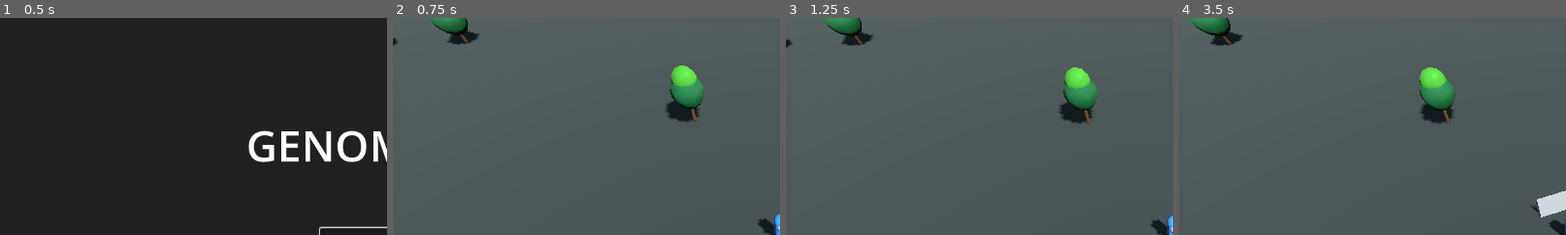
Above: before the commit, frames 1-4 (left to right).
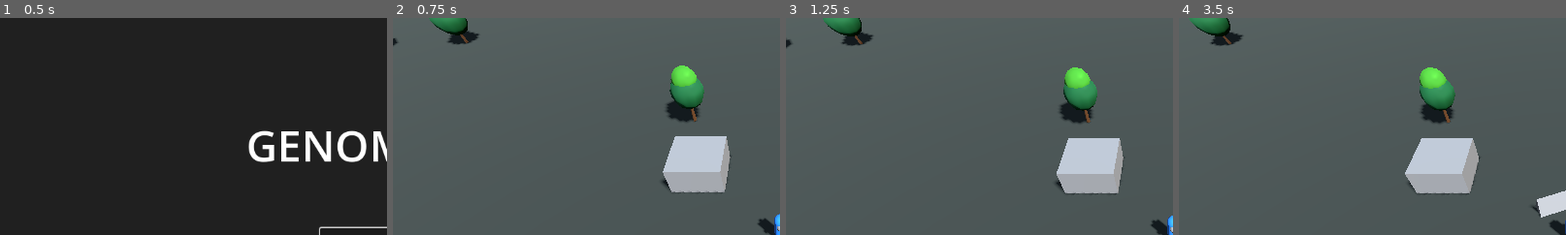
Above: after the commit, the same moments.

Repository: TradsKraken/GENOMORPH-
Game: Godot game, scene res://main_menu.tscn
Same seed, same stepped clock (60 frames per second), same inputs: the game is played once before the commit and once after it.
Inputs (mouse positions are % of the whole screen's width and height, from its top left):
- Up to frame 1 (0.5 s): no input
- Up to frame 2 (0.75 s): click "Start Game" at 0.5 s
- Up to frame 3 (1.25 s): no input
- Up to frame 4 (3.5 s): tap Enter (ui_accept) at 1.25, 1.52 s; move the mouse to (72, 45) at 1.27 s; hold Right (ui_right) 1.28-2 s; click (72, 45) at 1.42 s; drag from (30, 55) to (45, 70) at 2.02 s; move the mouse to (60, 28) at 2.77 s; hold Right (ui_right) from 2.78 s (still down); click (60, 28) at 2.92 s
The pictures show only the part of the screen within x 0-50%, y 0-50%; the shares and areas given below are measured in that part.

Frame 1 is identical in both runs. In frame 2, 4.0% of the frame differs, in the area x 69-88%, y 54-81%; in frame 3, 4.0%; in frame 4, 4.2%, in the area x 58-78%, y 55-82%.

Commit message:
saykk

Diff:
--- a/node_3d.tscn
+++ b/node_3d.tscn
@@ -22,6 +22,8 @@
 [sub_resource type="StandardMaterial3D" id="GroundMat"]
 albedo_color = Color(0.2, 0.22, 0.2, 1)
 
+[sub_resource type="BoxMesh" id="BoxMesh_qwc0f"]
+
 [sub_resource type="BoxShape3D" id="GroundShape"]
 size = Vector3(40, 0.2, 40)
 
@@ -1726,6 +1728,10 @@
 transform = Transform3D(3.875, 0, 0, 0, 3.875, 0, 0, 0, 3.875, 0, 0, 0.39675903)
 mesh = SubResource("PlaneMesh_noarx")
 surface_material_override/0 = SubResource("GroundMat")
+
+[node name="MeshInstance3D" type="MeshInstance3D" parent="Ground/MeshInstance3D" unique_id=1036277206]
+transform = Transform3D(1, 0, 0, 0, 1, 0, 0, 0, 1, -1.548387, 0, -1.6221825)
+mesh = SubResource("BoxMesh_qwc0f")
 
 [node name="CollisionShape3D" type="CollisionShape3D" parent="Ground" unique_id=36256288]
 transform = Transform3D(3.89, 0, 0, 0, 3.89, 0, 0, 0, 3.89, 0, -0.1, 0)
--- a/project.godot
+++ b/project.godot
@@ -15,6 +15,10 @@
 config/features=PackedStringArray("4.7", "Mobile")
 config/icon="res://icon.svg"
 
+[input_devices]
+
+pointing/emulate_touch_from_mouse=true
+
 [physics]
 
 3d/physics_engine="Jolt Physics"
@@ -23,7 +27,3 @@
 
 rendering_device/driver.windows="d3d12"
 renderer/rendering_method="mobile"
-
-[input_devices]
-
-pointing/emulate_touch_from_mouse=true
